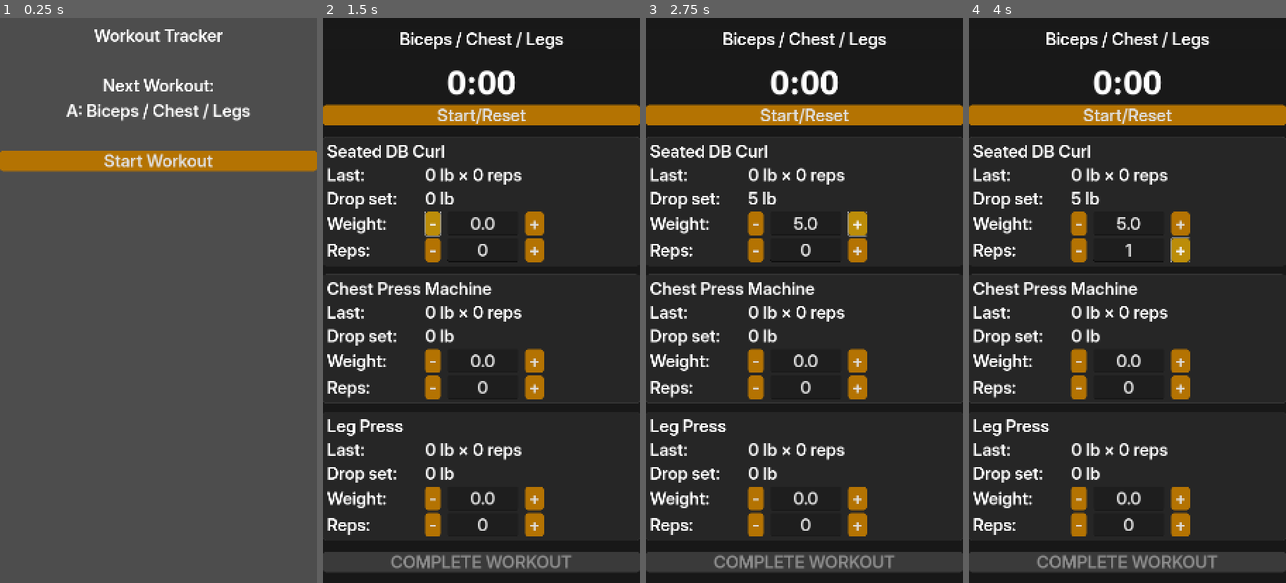
Above: before the commit, frames 1-4 (left to right).
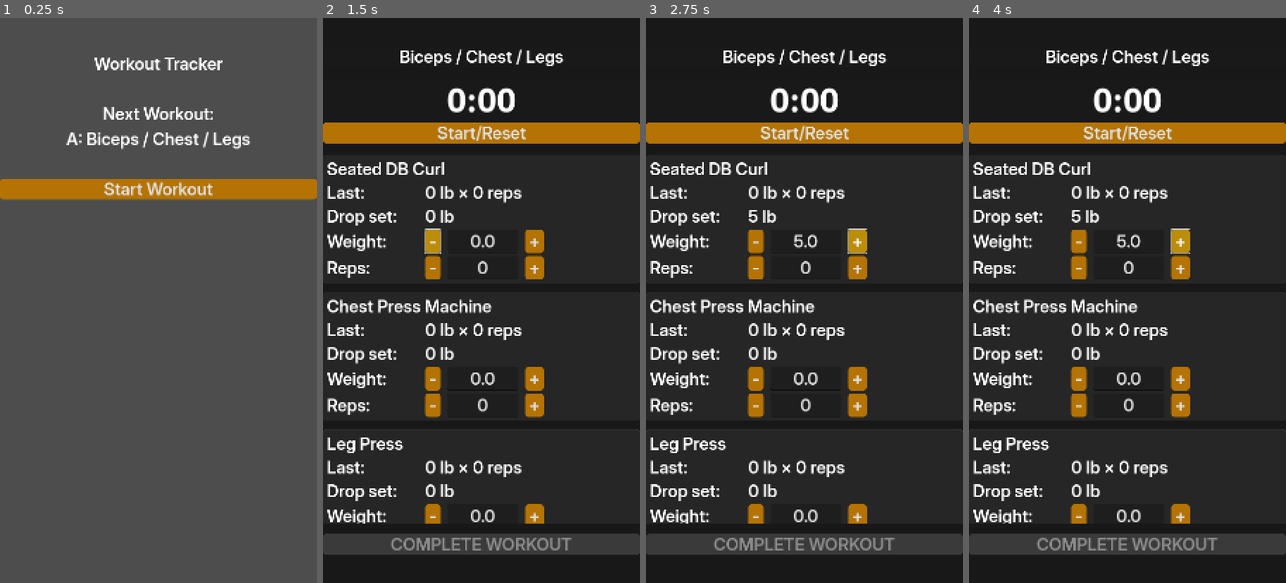
Above: after the commit, the same moments.

Repository: DanielMcPherson/workout-tracker
Game: Godot game, scene res://workout_menu.tscn
Same seed, same stepped clock (60 frames per second), same inputs: the game is played once before the commit and once after it.
Inputs:
- Up to frame 1 (0.25 s): no input
- Up to frame 2 (1.5 s): click "Start Workout" at 0.5 s; click "-" at 1.25 s
- Up to frame 3 (2.75 s): click "+" at 2 s
- Up to frame 4 (4 s): click "-" at 2.75 s; click "+" at 3.5 s

The runs differ from the first frame. In frame 1, 10% of the frame differs, in the area x 0-100%, y 2-33%; in frame 2, 26%; in frame 3, 26%, in the area x 0-100%, y 2-98%; in frame 4, 26%.

Commit message:
Top/bottom margin

Diff:
--- a/main.tscn
+++ b/main.tscn
@@ -33,8 +33,8 @@
 anchor_bottom = 1.0
 grow_horizontal = 2
 grow_vertical = 2
-theme_override_constants/margin_top = 30
-theme_override_constants/margin_bottom = 30
+theme_override_constants/margin_top = 80
+theme_override_constants/margin_bottom = 80
 
 [node name="MainVBox" type="VBoxContainer" parent="Panel/MainMargin"]
 layout_mode = 2
--- a/workout_menu.tscn
+++ b/workout_menu.tscn
@@ -20,7 +20,7 @@
 anchor_bottom = 1.0
 grow_horizontal = 2
 grow_vertical = 2
-theme_override_constants/margin_top = 20
+theme_override_constants/margin_top = 100
 
 [node name="MainVBox" type="VBoxContainer" parent="MainMargin"]
 layout_mode = 2
